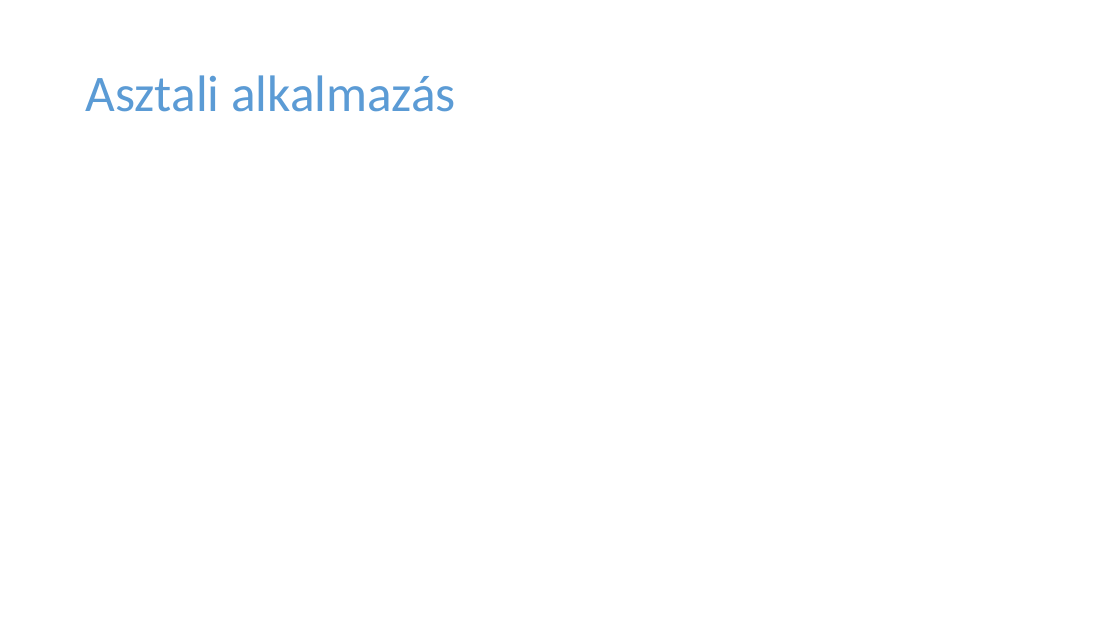
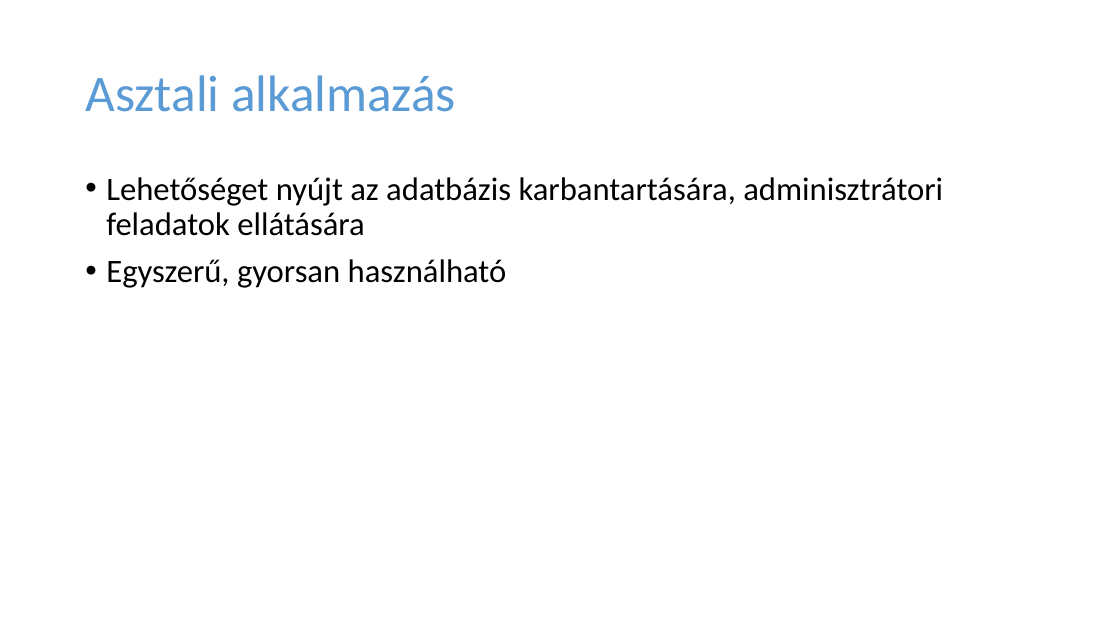
Before and after one commit to fedorbenjamin02/Vizsgaremek2024, a slide deck: slide 17 of Mellékletek/Prezentáció/Frissfutár_prezentáció.pptx (slide 19 before the commit). Drawn at 1120x630 pixels with LibreOffice and Linux fonts; fonts in the diff are those of the drawing. Boxes give left, top, right and bottom in pixels: in the first picture for what was removed or moved away, otherwise in the second. Text is boxed around its words. In the diff, an @@ line names an element or a change of style, - is before the commit and + after.

```diff
--- a/Mellékletek/Prezentáció/Frissfutár_prezentáció.pptx
+++ b/Mellékletek/Prezentáció/Frissfutár_prezentáció.pptx
@@ text added at [106, 177, 943, 288], 28 pt, text #000000 @@
+• Lehetőséget nyújt az adatbázis karbantartására, adminisztrátori feladatok ellátására
+• Egyszerű, gyorsan használható
```
Also in this commit, not shown: 12 other slides changed, 9 slides added, 11 slides removed.
